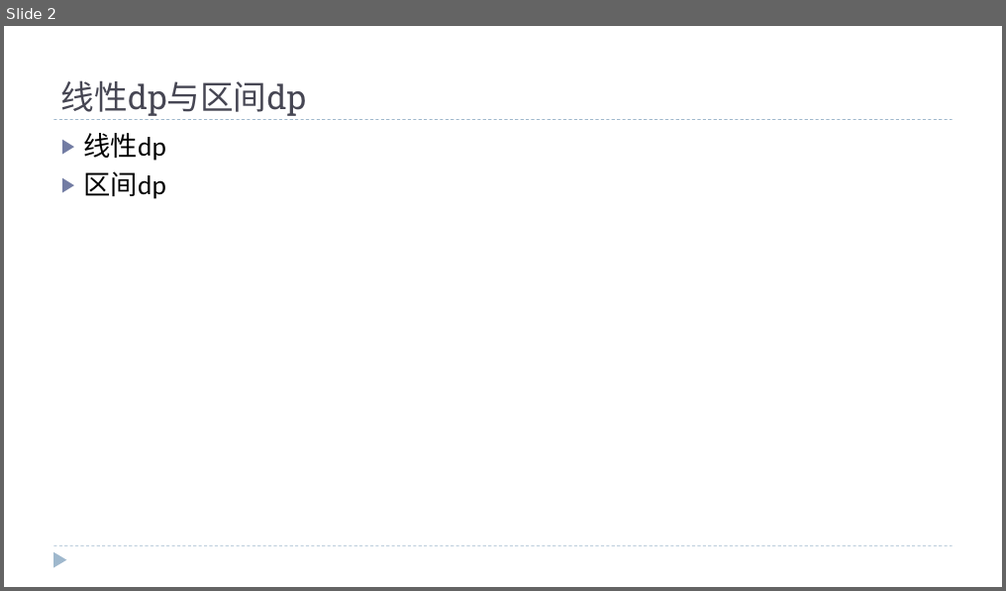
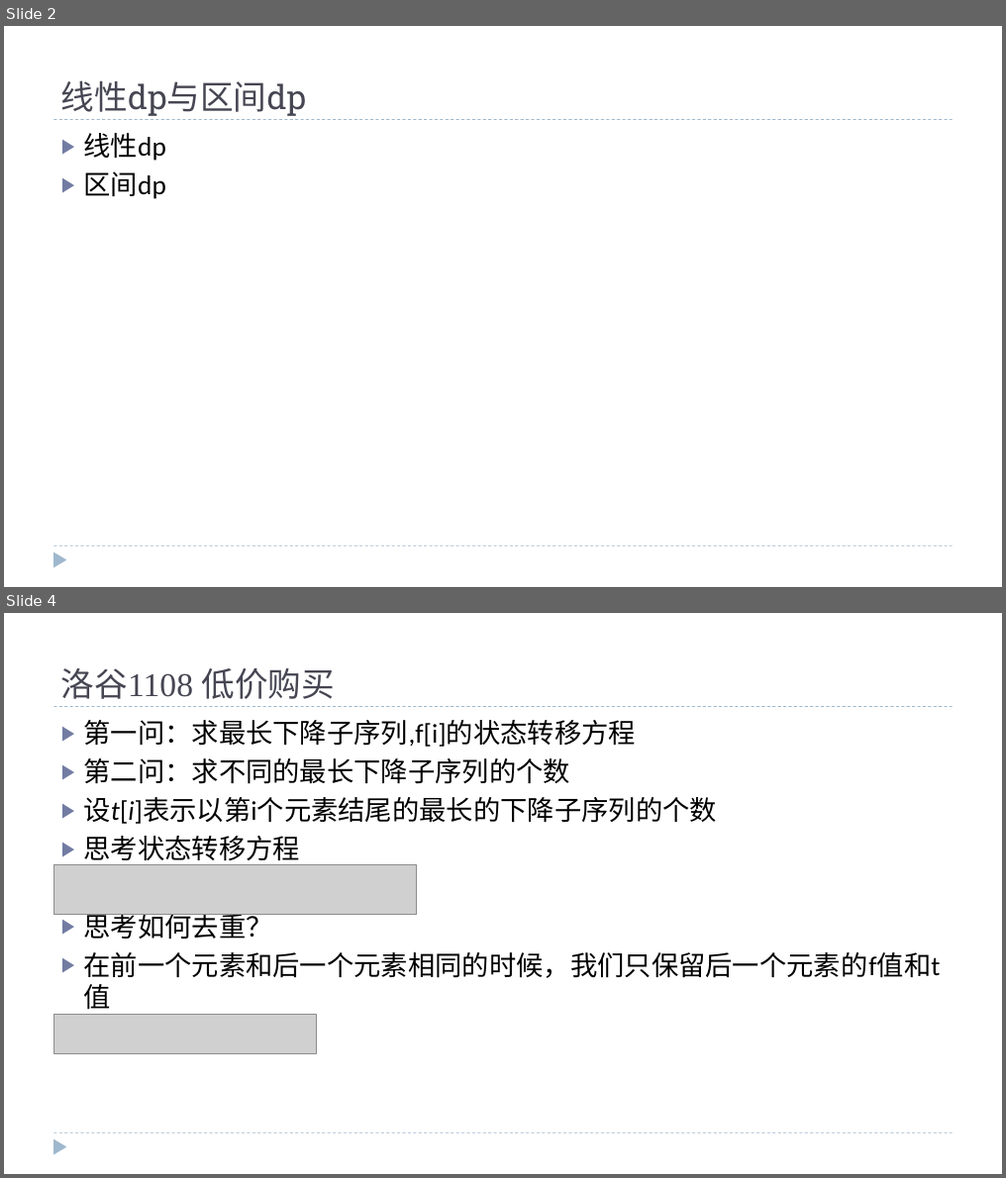
Before and after one commit to fxsc03/-, a slide deck: wd/线性dp与区间dp.pptx. Shown one above the other, each under a label of ours: slide 2 before the commit, slides 2 and 4 after it; the slides between them are not shown. The pictures are 1006x591 and 1006x1178 pixels, drawn with LibreOffice and Linux fonts; fonts in the diff are those of the drawing; grey boxes stand for pictures. Boxes give left, top, right and bottom in pixels: in the first picture for what was removed or moved away, otherwise in the second. Text is boxed around its words. In the diff, an @@ line names an element or a change of style, - is before the commit and + after.

```diff
--- a/wd/线性dp与区间dp.pptx
+++ b/wd/线性dp与区间dp.pptx
@@ slide 4 added at [4,613,1002,1174], background #FFFFFF; not listed: 3 template elements that a slide beside it also shows @@
@@ title added at [61,667,335,699], 32 pt, text #464653 @@
+洛谷1108 低价购买
@@ text added at [84,720,941,978], 26 pt, text #000000 @@
+▶ 第一问：求最长下降子序列,f[i]的状态转移方程
+▶ 第二问：求不同的最长下降子序列的个数
+▶ 设t[i]表示以第i个元素结尾的最长的下降子序列的个数
+▶ 思考状态转移方程
+▶ 思考如何去重？
+▶ 在前一个元素和后一个元素相同的时候，我们只保留后一个元素的f值和t值
@@ picture added at [54,865,417,916] @@
@@ picture added at [54,1015,317,1054] @@
```
Also in this commit, not shown: 1 slide changed, 14 other slides added, 1 slide removed, 7 other files.
